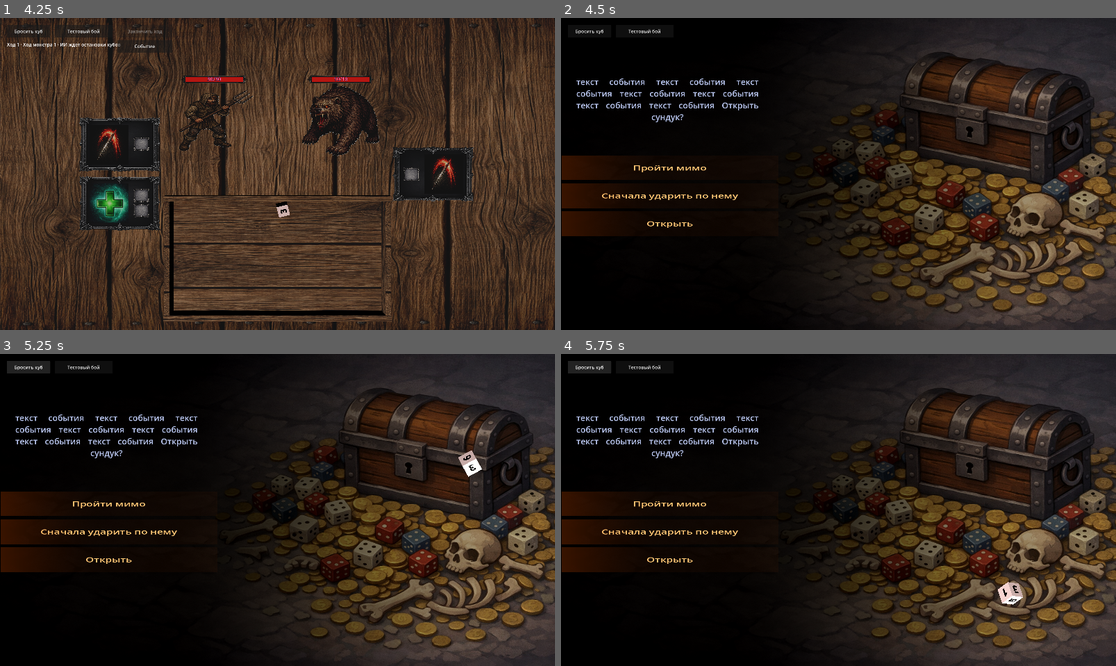
Above: before the commit, frames 1-4 (two rows, left to right).
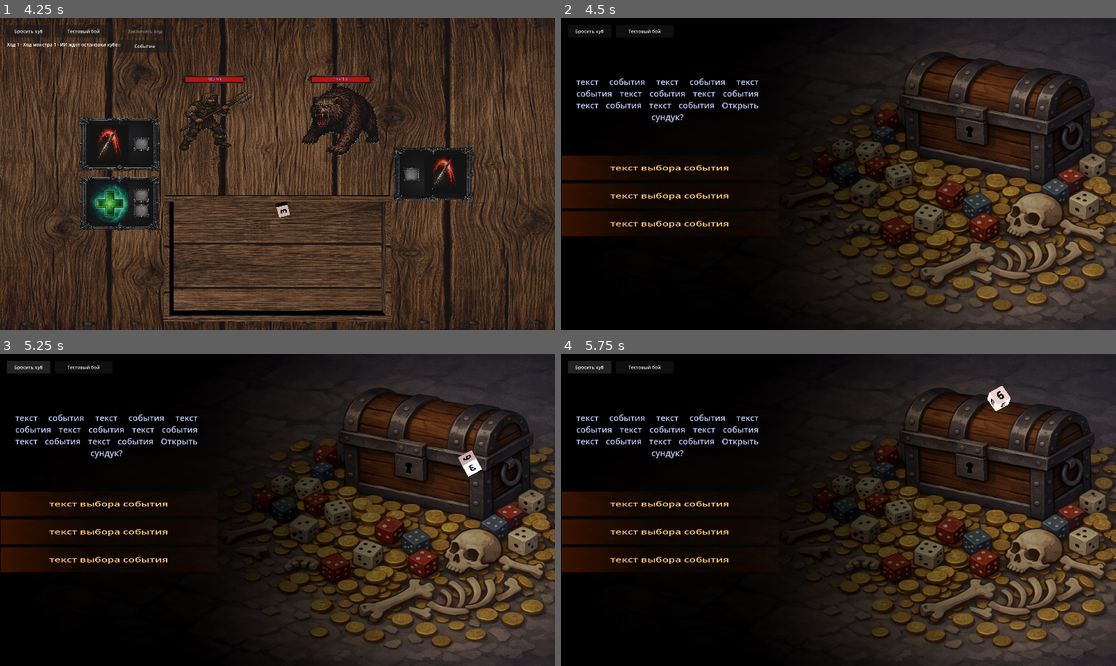
Above: after the commit, the same moments.

Repository: olegbogai-web/dicegame
Game: Godot game, scene res://scenes/board.tscn
Two runs of this game, one before a commit and one after it. Both use one fixed random seed, a clock stepped at 60 frames per second and the inputs below.
Inputs:
- Up to frame 1 (4.25 s): click "Бросить куб" at 0.5 s; click "Тестовый бой" at 1.25 s; click "Бросить куб" at 2 s; click "Тестовый бой" at 2.75 s; click "Закончить ход" at 3.5 s
- Up to frame 2 (4.5 s): click "Событие" at 4.25 s
- Up to frame 3 (5.25 s): click "Бросить куб" at 5 s
- Up to frame 4 (5.75 s): no input

Frame 1 is identical in both runs. In frame 2, 0.6% of the frame differs, in the area x 7-32%, y 46-68%; in frame 3, 0.6%; in frame 4, 1.0%, in the area x 7-84%, y 10-81%.
Error after the commit: Invalid assignment of property or key 'modulate' with value of type 'Color' on a base object of type 'MeshInstance3D'. (res://scenes/scripts/event_room_control…

Commit message:
Improve event choice hover and full-background click hit area

Diff:
--- a/scenes/event_room.tscn
+++ b/scenes/event_room.tscn
@@ -24,7 +24,7 @@
 [sub_resource type="PlaneMesh" id="PlaneMesh_6yyso"]
 
 [sub_resource type="BoxShape3D" id="BoxShape3D_choice"]
-size = Vector3(3.5, 0.4, 0.4)
+size = Vector3(7, 0.4, 0.8)
 
 [node name="Node3D" type="Node3D" unique_id=978277730]
 script = ExtResource("5_controller")
--- a/scenes/scripts/event_room_controller.gd
+++ b/scenes/scripts/event_room_controller.gd
@@ -18,6 +18,8 @@
 const POSITIVE_FACE_ICON := preload("res://assets/material/green.png")
 const NEUTRAL_FACE_ICON := preload("res://assets/material/yelow.png")
 const NEGATIVE_FACE_ICON := preload("res://assets/material/red.png")
+const HOVER_HIGHLIGHT_COLOR := Color(1.0, 1.0, 0.55, 1.0)
+const NORMAL_CHOICE_COLOR := Color(1.0, 1.0, 1.0, 1.0)
 
 @export var event_definition: EventDefinition
 
@@ -32,6 +34,7 @@
 var _result_anchor_transform := Transform3D.IDENTITY
 var _event_dice: Dice
 var _is_resolving := false
+var _hovered_choice_index := -1
 
 
 func _ready() -> void:
@@ -98,6 +101,7 @@
 		var choice := choices[index]
 		background.visible = choice != null
 		label.visible = choice != null
+		background.modulate = NORMAL_CHOICE_COLOR
 		if choice == null:
 			continue
 		label.text = choice.choice_text
@@ -108,6 +112,9 @@
 func _unhandled_input(event: InputEvent) -> void:
 	if _is_resolving:
 		return
+	if event is InputEventMouseMotion:
+		var mouse_motion := event as InputEventMouseMotion
+		_update_hover_state(mouse_motion.position)
 	if event is InputEventMouseButton:
 		var mouse_button := event as InputEventMouseButton
 		if mouse_button.pressed and mouse_button.button_index == MOUSE_BUTTON_LEFT:
@@ -115,30 +122,61 @@
 
 
 func _try_pick_choice(mouse_position: Vector2) -> void:
+	var entry_index := _pick_entry_index(mouse_position)
+	if entry_index < 0:
+		return
+	var choice := _choice_entries[entry_index].get("choice") as EventChoiceDefinition
+	_on_choice_selected(choice)
+
+
+func _pick_entry_index(mouse_position: Vector2) -> int:
 	if _camera == null:
-		return
+		return -1
 	var space_state := get_world_3d().direct_space_state
 	var ray_origin := _camera.project_ray_origin(mouse_position)
 	var ray_direction := _camera.project_ray_normal(mouse_position)
 	var query := PhysicsRayQueryParameters3D.create(ray_origin, ray_origin + ray_direction * 200.0)
 	var hit := space_state.intersect_ray(query)
 	if hit.is_empty():
-		return
+		return -1
 	var collider := hit.get("collider") as Node
 	if collider == null:
-		return
-	for entry in _choice_entries:
+		return -1
+	for entry_index in _choice_entries.size():
+		var entry := _choice_entries[entry_index]
 		var background := entry.get("background") as MeshInstance3D
 		if background == null:
 			continue
 		if collider == background or collider.get_parent() == background:
-			_on_choice_selected(entry.get("choice") as EventChoiceDefinition)
-			return
+			return entry_index
+	return -1
+
+
+func _update_hover_state(mouse_position: Vector2) -> void:
+	var hovered_index := _pick_entry_index(mouse_position)
+	if hovered_index == _hovered_choice_index:
+		return
+	_set_choice_highlight(_hovered_choice_index, false)
+	_hovered_choice_index = hovered_index
+	_set_choice_highlight(_hovered_choice_index, true)
+
+
+func _set_choice_highlight(choice_index: int, is_hovered: bool) -> void:
+	if choice_index < 0 or choice_index >= _choice_entries.size():
+		return
+	var entry := _choice_entries[choice_index]
+	var background := entry.get("background") as MeshInstance3D
+	var choice := entry.get("choice") as EventChoiceDefinition
+	if background == null or choice == null or not background.visible:
+		return
+	background.modulate = HOVER_HIGHLIGHT_COLOR if is_hovered else NORMAL_CHOICE_COLOR
 
 
 func _on_choice_selected(choice: EventChoiceDefinition) -> void:
 	if choice == null:
 		return
+	_set_choice_highlight(_hovered_choice_index, false)
+	_hovered_choice_index = -1
 	_selected_choice = choice
 	_is_resolving = true
 	await _play_selection_collapse_animation()
